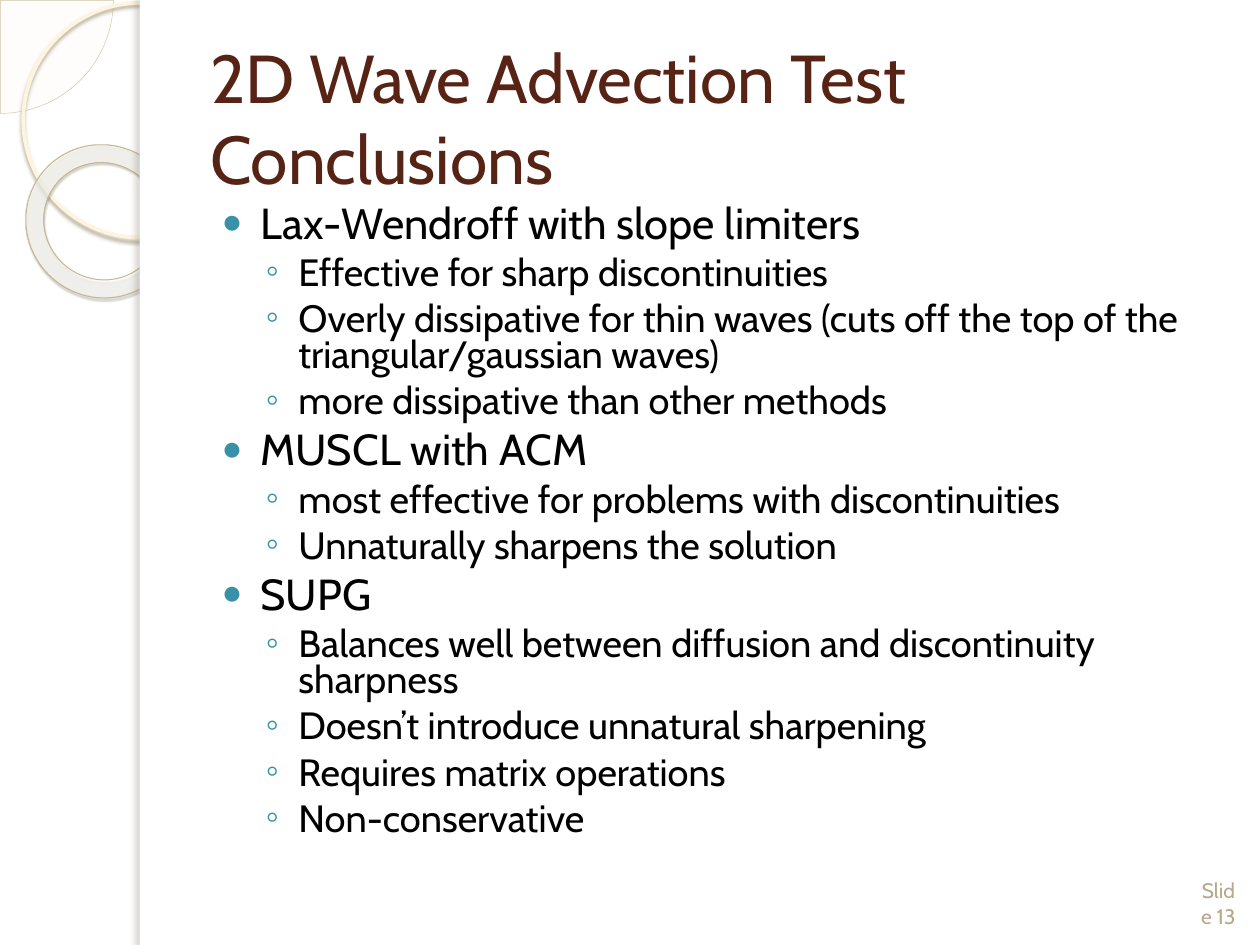
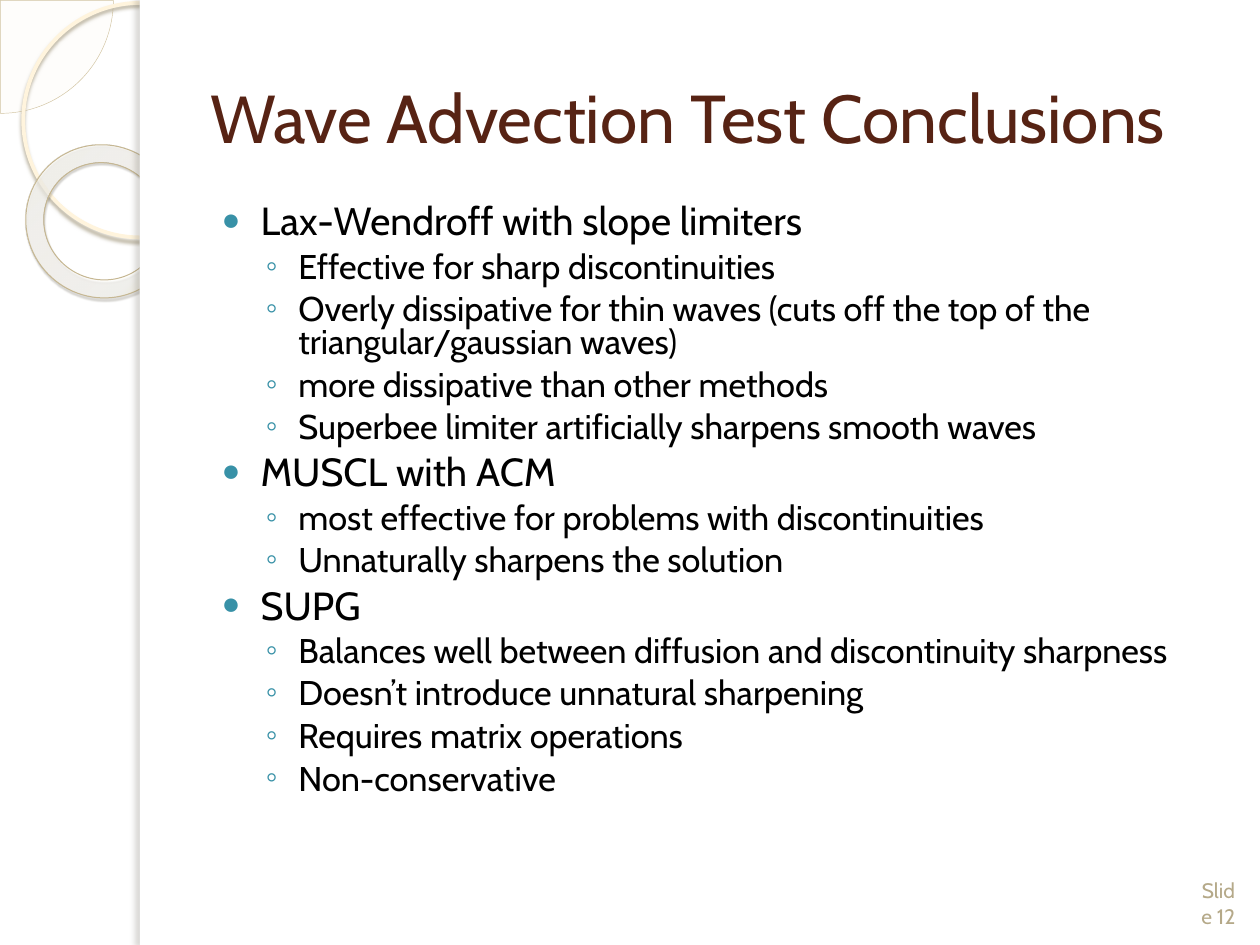
Before and after one commit to wmatern/summer_LANL, a slide deck: slide 12 of Final Research Presentation/Final_LongPres_Davis_Matern.pptx (slide 13 before the commit). Drawn at 1260x945 pixels with LibreOffice and Linux fonts; fonts in the diff are those of the drawing; background and template pictures are left out. Boxes give left, top, right and bottom in pixels: in the first picture for what was removed or moved away, otherwise in the second. Text is boxed around its words. In the diff, an @@ line names an element or a change of style, - is before the commit and + after.

```diff
--- a/Final Research Presentation/Final_LongPres_Davis_Matern.pptx
+++ b/Final Research Presentation/Final_LongPres_Davis_Matern.pptx
@@ title at (210, 92, 1165, 144): text changed @@
-2D Wave Advection Test Conclusions
+Wave Advection Test Conclusions
@@ text at (261, 205, 1167, 792): size 24.8 to 22.4 pt in "Lax-Wendroff with slope limiters", "MUSCL with ACM", "SUPG"; size 21.7 to 19.6 pt in "Effective for sharp discontinuities", "Overly dissipative for thin waves (cuts off ...", "more dissipative than other methods", "most effective for problems with discontinuities" and 5 more places @@
@@ text at (298, 413, 1036, 448): paragraph added @@
+  ◦ Superbee limiter artificially sharpens smooth waves
@@ page number at (1217, 909, 1235, 924): text changed @@
-Slide 13
+Slide 12
```
Also in this commit, not shown: 9 other slides changed, 5 slides added, 5 slides removed, 14 other files.
